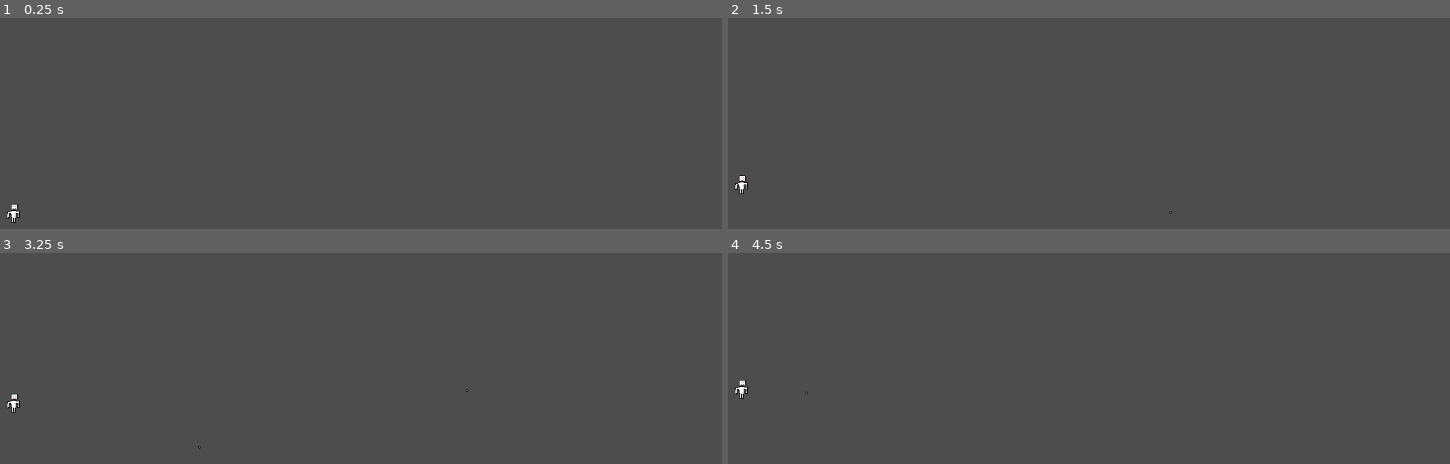
Above: before the commit, frames 1-4 (two rows, left to right).
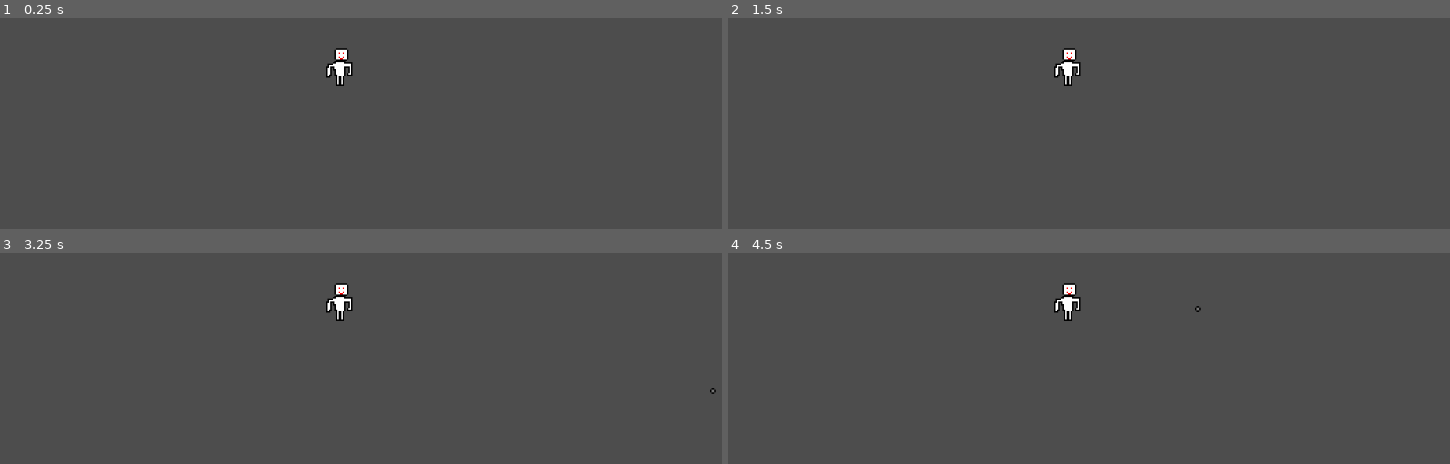
Above: after the commit, the same moments.

Repository: FranklyLemonade/10-Bullets
Game: Godot game, scene res://Scenes/BaseLevel.tscn
The game is run twice, just before and just after one commit, with the same random seed, the same clock (stepped at 60 frames per second) and the same inputs.
Inputs:
- Up to frame 1 (0.25 s): no input
- Up to frame 2 (1.5 s): tap Enter (ui_accept) at 0.5, 0.8, 1.35 s; hold Right (ui_right) from 0.53 s (still down); tap Space (shoot) at 0.6 s; tap W (jump) at 0.77, 1.07 s
- Up to frame 3 (3.25 s): tap W (jump) at 1.52, 1.55, 1.82, 2.1, 3.02 s; release Right (ui_right) at 2.03 s; hold Left (ui_left) 2.03-2.78 s; tap Space (shoot) at 2.3, 2.85 s; hold Right (ui_right) from 2.78 s (still down); tap Enter (ui_accept) at 3.05 s
- Up to frame 4 (4.5 s): tap W (jump) at 3.32, 3.77, 3.8, 4.07 s; tap Enter (ui_accept) at 3.6 s; release Right (ui_right) at 4.28 s; hold Left (ui_left) from 4.28 s (still down); tap Space (shoot) at 4.35 s

The runs differ from the first frame. In frame 1, 0.5% of the frame differs, in the area x 0-49%, y 14-98%; in frame 2, 0.5%; in frame 3, 0.5%, in the area x 0-100%, y 14-93%; in frame 4, 0.5%.

Commit message:
Implement enemy AI with parent template refactor
Created enemy_parent.tscn as a common template for enemies with inherited AI behavior. Enemies now detect players via viewbox, move toward them, and attack when close. Added ammo system limiting player bullets and set up group-based interactions for cleaner game logic. Boss and Guard scenes now inherit from the template instead of having duplicate code.

Diff:
--- a/gmtk-2026/Enemies/Boss/boss.tscn
+++ b/gmtk-2026/Enemies/Boss/boss.tscn
@@ -1,13 +1,7 @@
-[gd_scene format=3 uid="uid://d3718y3uamuoh"]
+[gd_scene format=3 uid="uid://ds2uu8ysa26f"]
 
-[ext_resource type="Script" uid="uid://2h3m1hs8b2mg" path="res://Enemies/Boss/boss.gd" id="1_itqpf"]
+[ext_resource type="PackedScene" uid="uid://cexf604yp2m18" path="res://Enemies/enemy_parent.tscn" id="1_itqpf"]
 
-[sub_resource type="RectangleShape2D" id="RectangleShape2D_1brnh"]
-
-[node name="Boss" type="CharacterBody2D" unique_id=1969023252 groups=["Enemies"]]
-script = ExtResource("1_itqpf")
-
-[node name="CollisionShape2D" type="CollisionShape2D" parent="." unique_id=1272301438]
-shape = SubResource("RectangleShape2D_1brnh")
-
-[node name="AnimatedSprite2D" type="AnimatedSprite2D" parent="." unique_id=1781455564]
+[node name="Boss" unique_id=308272451 instance=ExtResource("1_itqpf")]
+SPEED = 0.0
+JUMP_VELOCITY = 0.0
--- a/gmtk-2026/Enemies/Enemy.gd
+++ b/gmtk-2026/Enemies/Enemy.gd
@@ -1,27 +1,75 @@
 class_name Enemy
 extends CharacterBody2D
 
-@export var SPEED = 300.0
+
+@export var SPEED = 200.0
 @export var JUMP_VELOCITY = -400.0
 
+var can_attack = true
+
+var player: Node2D = null
+var player_detected = false
+var post: Vector2
+
+func _ready() -> void:
+	post = position
+
+
 func _physics_process(delta: float) -> void:
-	# Add the gravity.
+
+	# gravity
 	if not is_on_floor():
 		velocity += get_gravity() * delta
 
-	# Handle jump.
-	if Input.is_action_just_pressed("ui_accept") and is_on_floor():
-		velocity.y = JUMP_VELOCITY
-
-	# Get the input direction and handle the movement/deceleration.
-	# As good practice, you should replace UI actions with custom gameplay actions.
-	var direction := Input.get_axis("ui_left", "ui_right")
-	if direction:
-		velocity.x = direction * SPEED
+	if player_detected and is_instance_valid(player):
+		act()
 	else:
-		velocity.x = move_toward(velocity.x, 0, SPEED)
+		if abs(post.x - position.x) < 5:
+			velocity.x = 0
+		elif post.x > position.x:
+			velocity.x = SPEED/2
+		elif post.x < position.x:
+			velocity.x = SPEED/2 * -1
 
 	move_and_slide()
 
+
+func act():
+	# get position of player
+	var rel_player_pos = player.position - position
+
+	# move towards player or attack
+	if rel_player_pos.x > 50:
+		velocity.x = SPEED
+	elif rel_player_pos.x < -50:
+		velocity.x = SPEED * -1
+	else:
+		velocity.x = 0
+		if abs(rel_player_pos.y) <= 50:
+			attack()
+
+	# jump
+	if rel_player_pos.y < 0 and is_on_floor():
+		velocity.y = JUMP_VELOCITY
+
+func attack():
+	if !can_attack:
+		return
+
+	if is_instance_valid(player):
+		player.die()
+		can_attack = false
+
 func die():
 	queue_free()
+
+
+func _on_viewbox_body_entered(body: Node2D) -> void:
+	if body.is_in_group("Player"):
+		player_detected = true
+		player = body
+
+func _on_viewbox_body_exited(body: Node2D) -> void:
+	if body.is_in_group("Player"):
+		player_detected = false
+		player = null
--- a/gmtk-2026/Enemies/Guard/guard.tscn
+++ b/gmtk-2026/Enemies/Guard/guard.tscn
@@ -1,13 +1,5 @@
-[gd_scene format=3 uid="uid://c0yin0hsf8u4g"]
+[gd_scene format=3 uid="uid://cyl076q2w24v4"]
 
-[ext_resource type="Script" uid="uid://6ryo6cnj20hh" path="res://Enemies/Guard/guard.gd" id="1_01ix3"]
+[ext_resource type="PackedScene" uid="uid://cexf604yp2m18" path="res://Enemies/enemy_parent.tscn" id="1_opr0s"]
 
-[sub_resource type="RectangleShape2D" id="RectangleShape2D_lm52d"]
-
-[node name="Goon" type="CharacterBody2D" unique_id=1862041817]
-script = ExtResource("1_01ix3")
-
-[node name="AnimatedSprite2D" type="AnimatedSprite2D" parent="." unique_id=1491561156]
-
-[node name="CollisionShape2D" type="CollisionShape2D" parent="." unique_id=149157599]
-shape = SubResource("RectangleShape2D_lm52d")
+[node name="Guard" unique_id=308272451 instance=ExtResource("1_opr0s")]
--- /dev/null
+++ b/gmtk-2026/Enemies/enemy_parent.tscn
@@ -0,0 +1,24 @@
+[gd_scene format=3 uid="uid://cexf604yp2m18"]
+
+[ext_resource type="Script" uid="uid://bbinve122arhg" path="res://Enemies/Enemy.gd" id="1_iy2jk"]
+
+[sub_resource type="CapsuleShape2D" id="CapsuleShape2D_iy2jk"]
+
+[node name="EnemyParent" type="CharacterBody2D" unique_id=308272451 groups=["Enemies"]]
+script = ExtResource("1_iy2jk")
+SPEED = null
+JUMP_VELOCITY = null
+metadata/_edit_group_ = true
+
+[node name="Hitbox" type="CollisionShape2D" parent="." unique_id=2019124772]
+shape = SubResource("CapsuleShape2D_iy2jk")
+
+[node name="Sprite" type="AnimatedSprite2D" parent="." unique_id=633141681]
+
+[node name="Viewbox" type="Area2D" parent="." unique_id=1051716623]
+
+[node name="Viewbox_hb" type="CollisionPolygon2D" parent="Viewbox" unique_id=864208269]
+polygon = PackedVector2Array(0, -8, 123, 51, 123, -68)
+
+[connection signal="body_entered" from="Viewbox" to="." method="_on_viewbox_body_entered"]
+[connection signal="body_exited" from="Viewbox" to="." method="_on_viewbox_body_exited"]
--- a/gmtk-2026/Objects/Bullet/bullet.gd
+++ b/gmtk-2026/Objects/Bullet/bullet.gd
@@ -19,4 +19,8 @@
 
 func _on_body_entered(body: Node2D) -> void:
 	if body.is_in_group("Enemies"):
-		body.take_damage()
+		body.die()
+		queue_free()
+	if body.is_in_group("Breakables"):
+		body.break()
+		queue_free()
--- a/gmtk-2026/Objects/Bullet/bullet.tscn
+++ b/gmtk-2026/Objects/Bullet/bullet.tscn
@@ -18,4 +18,5 @@
 [node name="Sprite2D" type="Sprite2D" parent="." unique_id=918203619]
 texture = ExtResource("2_fybi8")
 
+[connection signal="body_entered" from="." to="." method="_on_body_entered"]
 [connection signal="screen_exited" from="VisibleOnScreenNotifier2D" to="." method="screen_exited"]
--- a/gmtk-2026/Player/player.gd
+++ b/gmtk-2026/Player/player.gd
@@ -1,5 +1,6 @@
 extends CharacterBody2D
 
+var bullet_count = 10
 var shoot_cd = true
 const BULLET_SCENE = preload("res://Objects/Bullet/bullet.tscn")
 
@@ -28,12 +29,13 @@
 	move_and_slide()
 
 	# Code for shooting
-	if Input.is_action_just_pressed("shoot") && shoot_cd:
+	if Input.is_action_just_pressed("shoot") and shoot_cd and bullet_count > 0:
 		var bullet = BULLET_SCENE.instantiate()
 		bullet.position = position
 		bullet.direction = facing
 		get_parent().add_child(bullet)
 		cd_timer(0.5)
+		bullet_count -= 1
 
 
 func cd_timer(cd: float):
--- a/gmtk-2026/Player/player.tscn
+++ b/gmtk-2026/Player/player.tscn
@@ -5,7 +5,7 @@
 
 [sub_resource type="CapsuleShape2D" id="CapsuleShape2D_4ntmi"]
 
-[node name="CharacterBody2D" type="CharacterBody2D" unique_id=944203250]
+[node name="CharacterBody2D" type="CharacterBody2D" unique_id=944203250 groups=["Player"]]
 script = ExtResource("1_l8h54")
 metadata/_edit_group_ = true
 
@@ -14,3 +14,6 @@
 
 [node name="CollisionShape2D" type="CollisionShape2D" parent="." unique_id=2093151511]
 shape = SubResource("CapsuleShape2D_4ntmi")
+
+[node name="Camera2D" type="Camera2D" parent="." unique_id=493183078]
+zoom = Vector2(2, 2)
--- a/gmtk-2026/project.godot
+++ b/gmtk-2026/project.godot
@@ -23,6 +23,8 @@
 [global_group]
 
 Enemies=""
+Breakables=""
+Player=""
 
 [input]
 
Not shown: 1 places in gmtk-2026/Scenes/BaseLevel.tscn that only renumber resources
